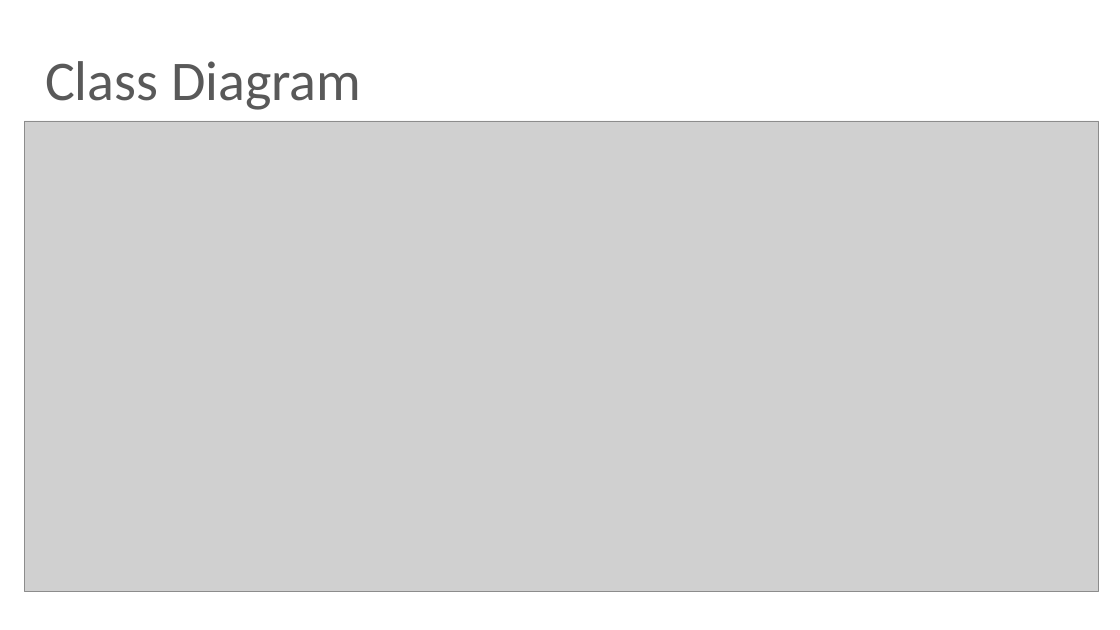
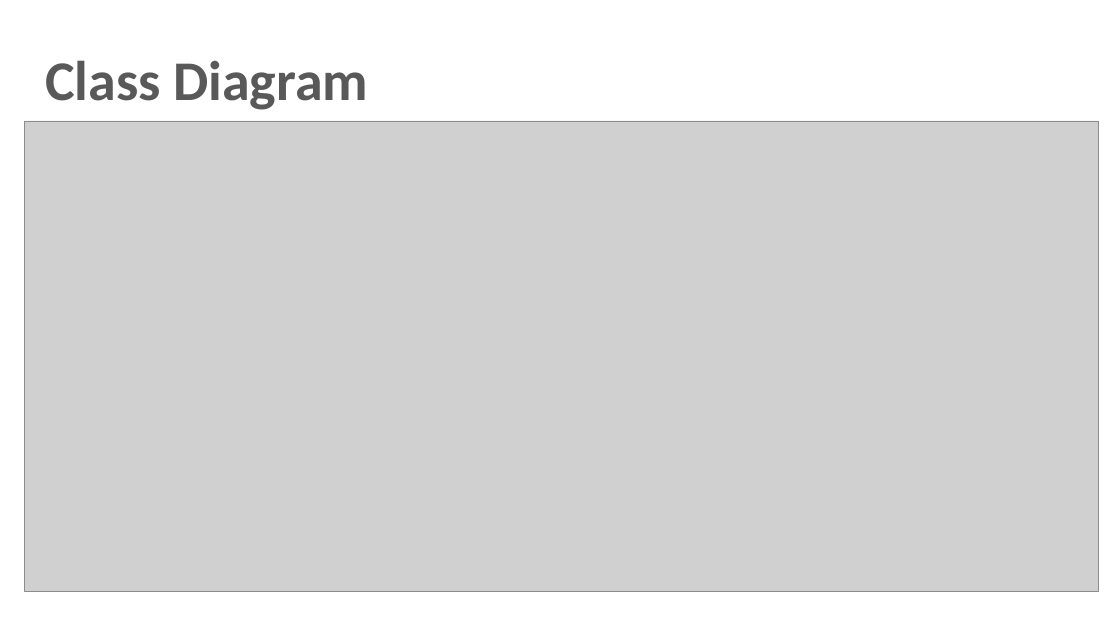
Before and after one commit to HassanNahhal/CS_Proj, a slide deck: slide 6 of Documents/FinalPresentation.pptx. Drawn at 1120x630 pixels with LibreOffice and Linux fonts; fonts in the diff are those of the drawing; grey boxes stand for pictures; background and template pictures are left out. Boxes give left, top, right and bottom in pixels: in the first picture for what was removed or moved away, otherwise in the second. Text is boxed around its words. In the diff, an @@ line names an element or a change of style, - is before the commit and + after.

```diff
--- a/Documents/FinalPresentation.pptx
+++ b/Documents/FinalPresentation.pptx
@@ text "Class Diagram" at <box>45,60,368,110</box>: bold on @@
```
Also in this commit, not shown: 8 other slides changed, 4 other files.
